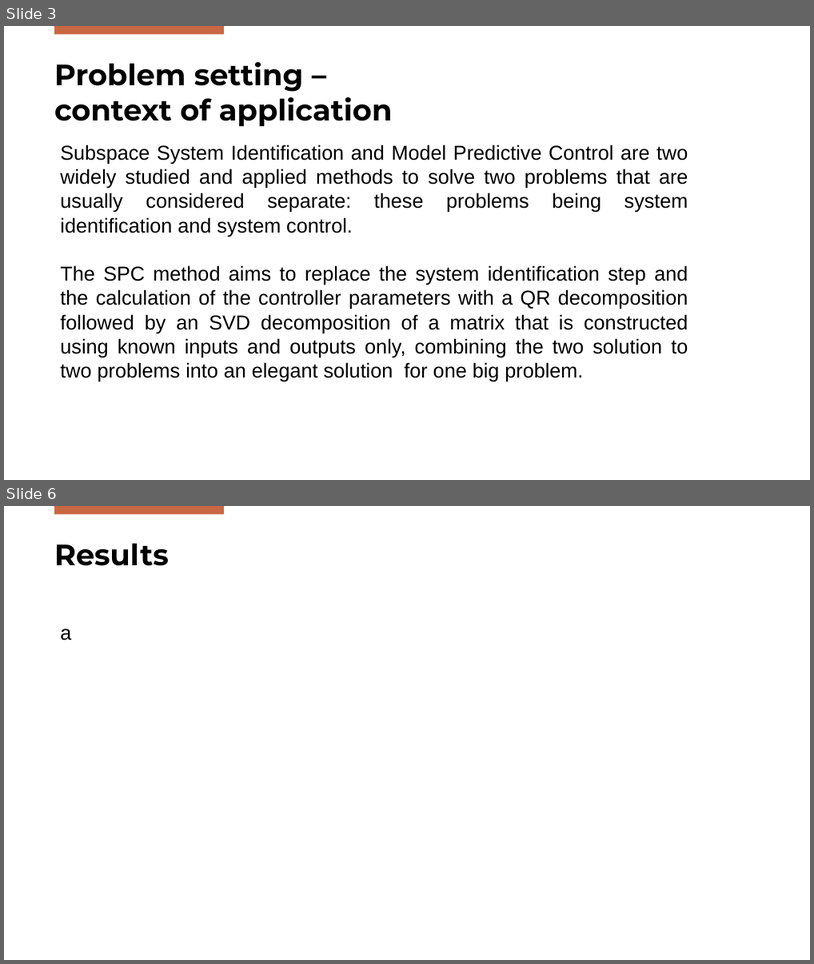
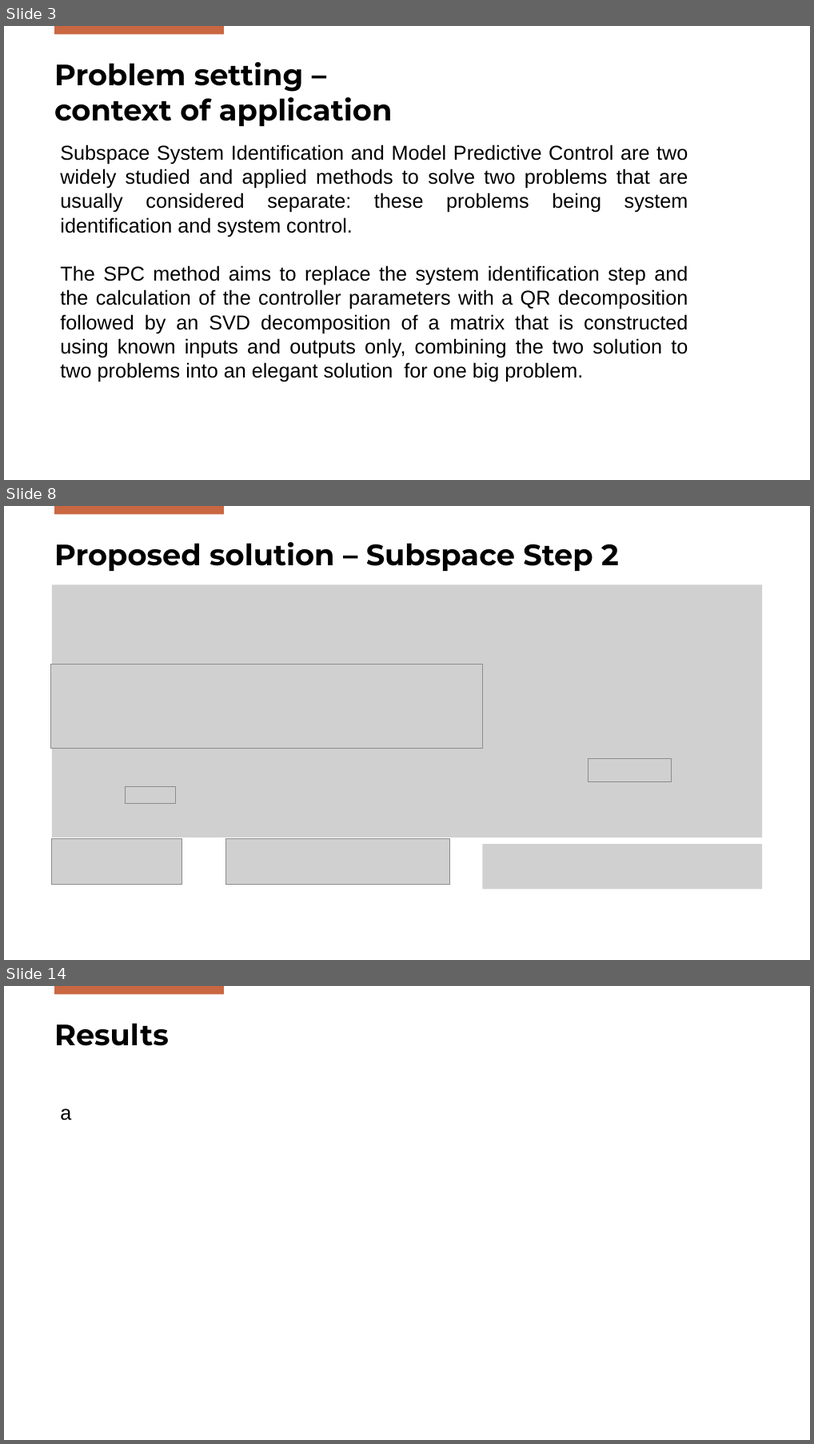
Before and after one commit to Gabriele-Mazzoleni/Progetto_ALES_aa_2025_2026, a slide deck: SPC_Presentation.pptx. Shown one above the other, each under a label of ours: slides 3 and 6 before the commit, slides 3, 8 and 14 after it; the slides between them are not shown. The pictures are 814x964 and 814x1444 pixels, drawn with LibreOffice and Linux fonts; fonts in the diff are those of the drawing; grey boxes stand for pictures; background and template pictures are left out. Boxes give left, top, right and bottom in pixels: in the first picture for what was removed or moved away, otherwise in the second. Text is boxed around its words. In the diff, an @@ line names an element or a change of style, - is before the commit and + after.

```diff
--- a/SPC_Presentation.pptx
+++ b/SPC_Presentation.pptx
@@ slide 8 added at (4,506,810,960), background #FFFFFF; not listed: 1 template element that a slide beside it also shows @@
@@ title added at (54,542,619,571), 35 pt, text #000000, bold @@
+Proposed solution – Subspace Step 2
@@ picture added at (52,584,762,837) @@
@@ picture added at (51,664,483,748) @@
@@ picture added at (589,758,673,781) @@
@@ picture added at (125,786,176,804) @@
@@ picture added at (52,839,182,884) @@
@@ picture added at (226,839,450,884) @@
@@ picture added at (483,844,762,889) @@
@@ what was slide 6 is now slide 14 @@
```
Also in this commit, not shown: 2 slides changed, 7 other slides added, 1 other file.
